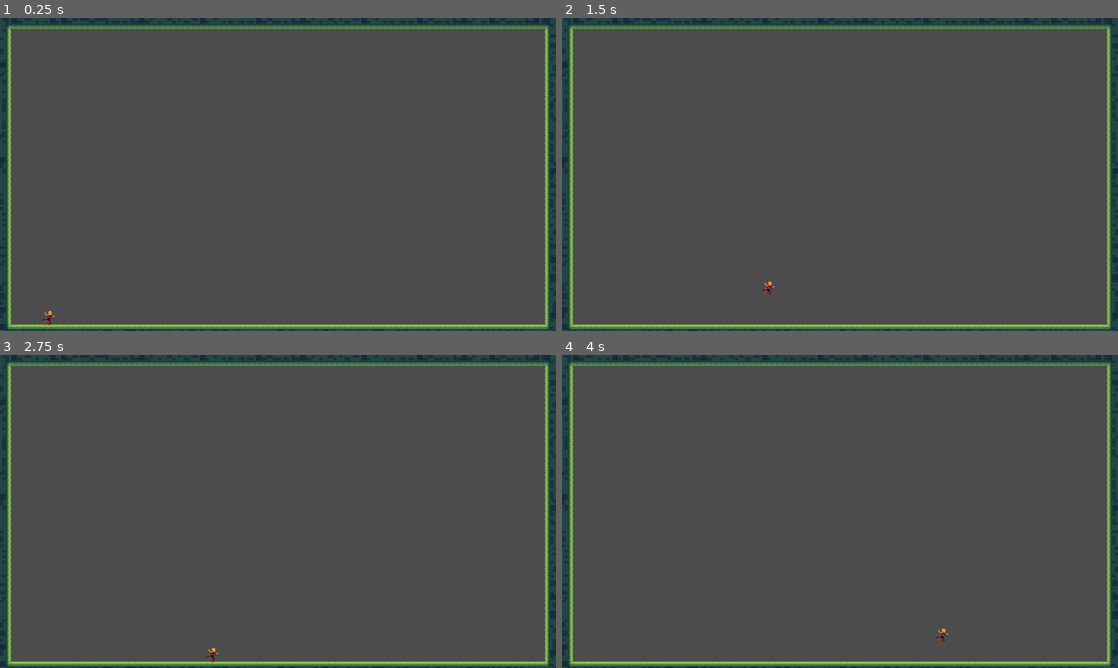
Above: before the commit, frames 1-4 (two rows, left to right).
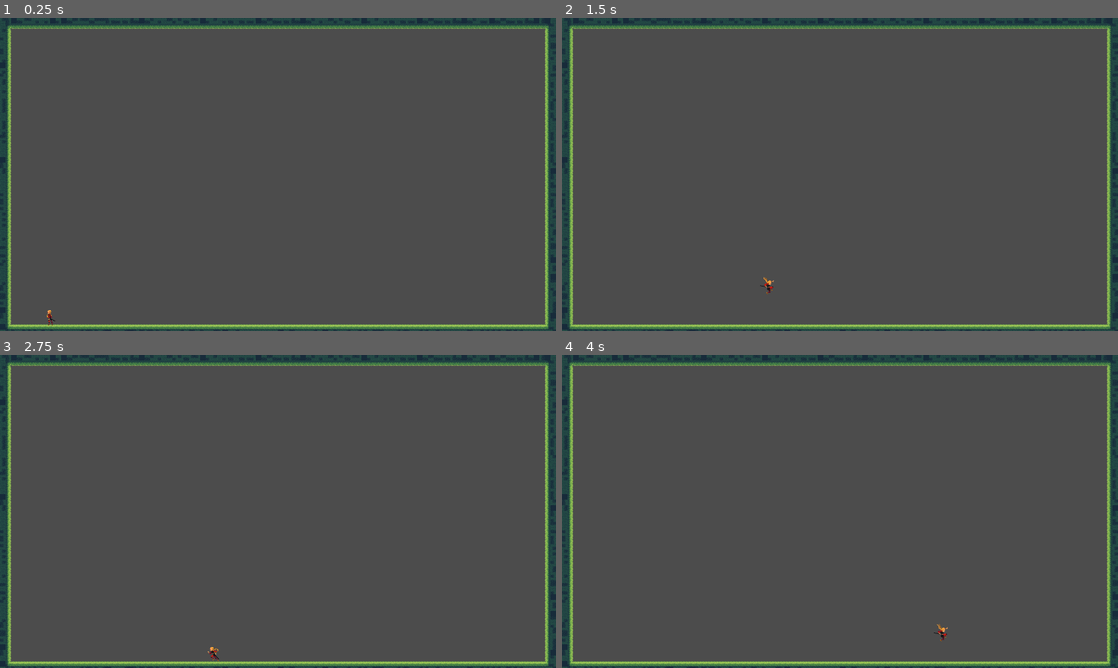
Above: after the commit, the same moments.

Repository: doofmars/root-girl
Game: Godot game, scene res://src/game.tscn
The game is run twice, just before and just after one commit, with the same random seed, the same clock (stepped at 60 frames per second) and the same inputs.
Inputs (mouse positions are in pixels of both pictures, inside the frame that each line leads up to):
- Up to frame 1 (0.25 s): no input
- Up to frame 2 (1.5 s): tap Enter at 0.5 s; move the mouse to (962, 158) at 0.52 s; press the mouse at (962, 158) at 0.53 s; hold Right (ui_right) from 0.53 s (still down); tap Up (ui_up) at 0.77 s; move the mouse to (728, 190) at 1.27 s; release the mouse at (728, 190) at 1.28 s; click (728, 190) at 1.35 s
- Up to frame 3 (2.75 s): tap Up (ui_up) at 1.52 s; move the mouse to (333, 442) at 2.02 s; release Right (ui_right) at 2.03 s; press the mouse at (333, 442) at 2.03 s; hold Left (ui_left) from 2.03 s (still down)
- Up to frame 4 (4 s): move the mouse to (812, 574) at 2.77 s; release Left (ui_left) at 2.78 s; release the mouse at (812, 574) at 2.78 s; hold Right (ui_right) from 2.78 s (still down); click (812, 574) at 2.85 s; tap Up (ui_up) at 3.02, 3.77 s; move the mouse to (1006, 558) at 3.52 s; press the mouse at (1006, 558) at 3.53 s

The runs differ from the first frame. In frame 1, less than 0.1% of the frame differs, in the area x 7-10%, y 93-99%; in frame 2, less than 0.1%; in frame 3, less than 0.1%; in frame 4, less than 0.1%, in the area x 66-70%, y 86-92%.

Commit message:
Add character animations

Diff:
--- a/src/character/Girl.gd
+++ b/src/character/Girl.gd
@@ -6,6 +6,7 @@
 const JUMP_SPEED = 300
 
 var velocity = Vector2()
+var facingLeft = true
 
 onready var gravity = ProjectSettings.get_setting("physics/2d/default_gravity")
 
@@ -26,8 +27,21 @@
 	velocity.y += gravity * delta
 
 	# Move based on the velocity and snap to the ground.
-	velocity = move_and_slide_with_snap(velocity, Vector2.DOWN, Vector2.UP)
+	velocity = move_and_slide_with_snap(velocity, Vector2.DOWN, Vector2 .UP)
 
 	# Check for jumping. is_on_floor() must be called after movement code.
 	if is_on_floor() and Input.is_action_just_pressed("ui_up"):
 		velocity.y = -JUMP_SPEED
+
+	if (velocity.x < 0):
+		facingLeft = true
+	elif (velocity.x > 0):
+		facingLeft = false
+	$AnimatedSprite.flip_h = facingLeft
+	if (is_on_floor()):
+		if (velocity.x == 0):
+			$AnimatedSprite.animation = "idle"
+		else:
+			$AnimatedSprite.animation = "run"
+	else:
+		$AnimatedSprite.animation = "fall"
--- a/src/character/Girl.tscn
+++ b/src/character/Girl.tscn
@@ -52,7 +52,8 @@
 [node name="AnimatedSprite" type="AnimatedSprite" parent="."]
 frames = SubResource( 1 )
 animation = "run"
-frame = 1
+frame = 2
+playing = true
 
 [node name="CollisionShape2D" type="CollisionShape2D" parent="."]
 position = Vector2( 0, 26 )
